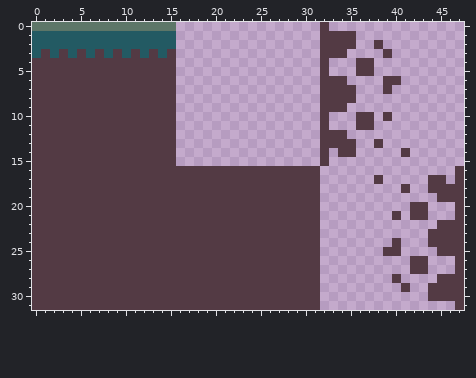
Two versions of one pixel-art sprite, platformer template/assets/art/tileset-placeholder.png. The first picture shows the starting point.
The file is 48x32 pixels.
The result:
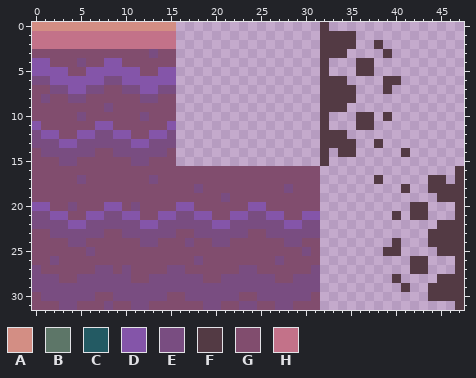
Palette (. is transparent): A #d38e84  B #5d7668  C #235a63  D #8455a9  E #794d81  F #533a44  G #814d6e  H #c37289
The exact change:
Changed rows in their new state; - is an unchanged pixel.
first column x 0:
 0 AAAAAAAAAAAAAAAA----------------
 1 HHHHHHHHHHHHHHHH----------------
 2 HHHHHHHHHHHHHHHH----------------
 3 GGGGGGGGGGGGGEGG----------------
 4 DDGGGEGGDDGGGGGG----------------
 5 DDDDGGDDDDDDGGDD----------------
 6 EEDDDDDDEEDDDDDD----------------
 7 GGEEDDEEGGEEDDEE----------------
 8 GEGGEEGGGGGGEEGG----------------
 9 GGGGGGGGEGGGGGGG----------------
10 GGGGGEGGGGGGEGGG----------------
11 DGGGGGGDDGGGGGGD----------------
12 EDDGGDDEEDDGGDDE----------------
13 EEEDDEEEEEEDDEEE----------------
14 GEEEEEEGGEEEEEEG----------------
15 GGGEEGGGGGGEEGGG----------------
16 GGGGGGGGGGGGGGGGGGGGGGGGGGGGGGGG
17 GGGGGEGGGGGGGEGGGGGGGGGGGGGGGGGG
18 GGGGGGGGGGGGGGGGGGEGGGGGGGGGEGGG
19 GGGGGGGGGGGGGGGGGGGGGEGGGGGGGGGG
20 DDGGEGGGDDGEGGGGDDGGGGGGDDGGGGGG
21 EEDDGGDDEEDDGGDDEEDDGGDDEEDDGGDD
22 EEEEDDEEEEEEDDEEEEEEDDEEEEEEDDEE
23 GGEEEEEEGGEEEEEEGGEEEEEEGGEEEEEE
24 GGGGEEGGGGGGEEGGGEGGEEGGGGGGEEGG
25 GGGGGGEGGGGGGGGGGGGGGGGGGGGGGGEG
26 GGEGGGGGGGGGGGGGGGEGGGGGGGGEGGGG
27 EGGGGGGEEGEGGGGEEGGGGGGEEGGGGGGE
28 EEEGGEEEEEEGGEEEEEEGGEEEEEEGGEEE
29 EEEEEEEEEEEEEEEEEEEEEEEEEEEEEEEE
30 GEEEEEEGGEEEEEEGGEEEEEEGGEEEEEEG
31 GGGEEGGGEGGEEGGGGGGEEGGEEGGEEGGG
Changed places in both pictures, as pixel boxes (x1, y1, x2, y2):
changed: (32, 22, 320, 310)
